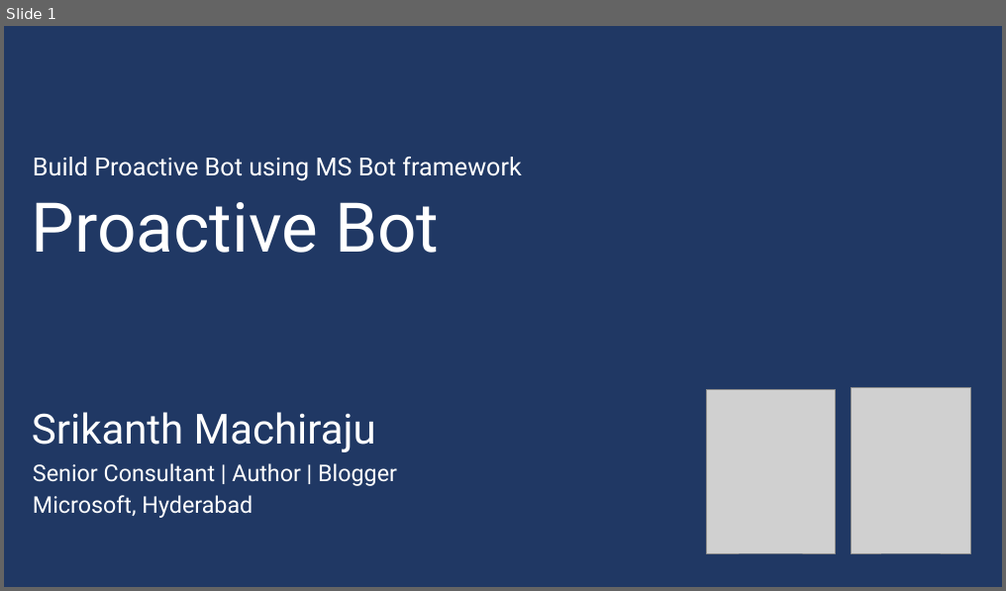
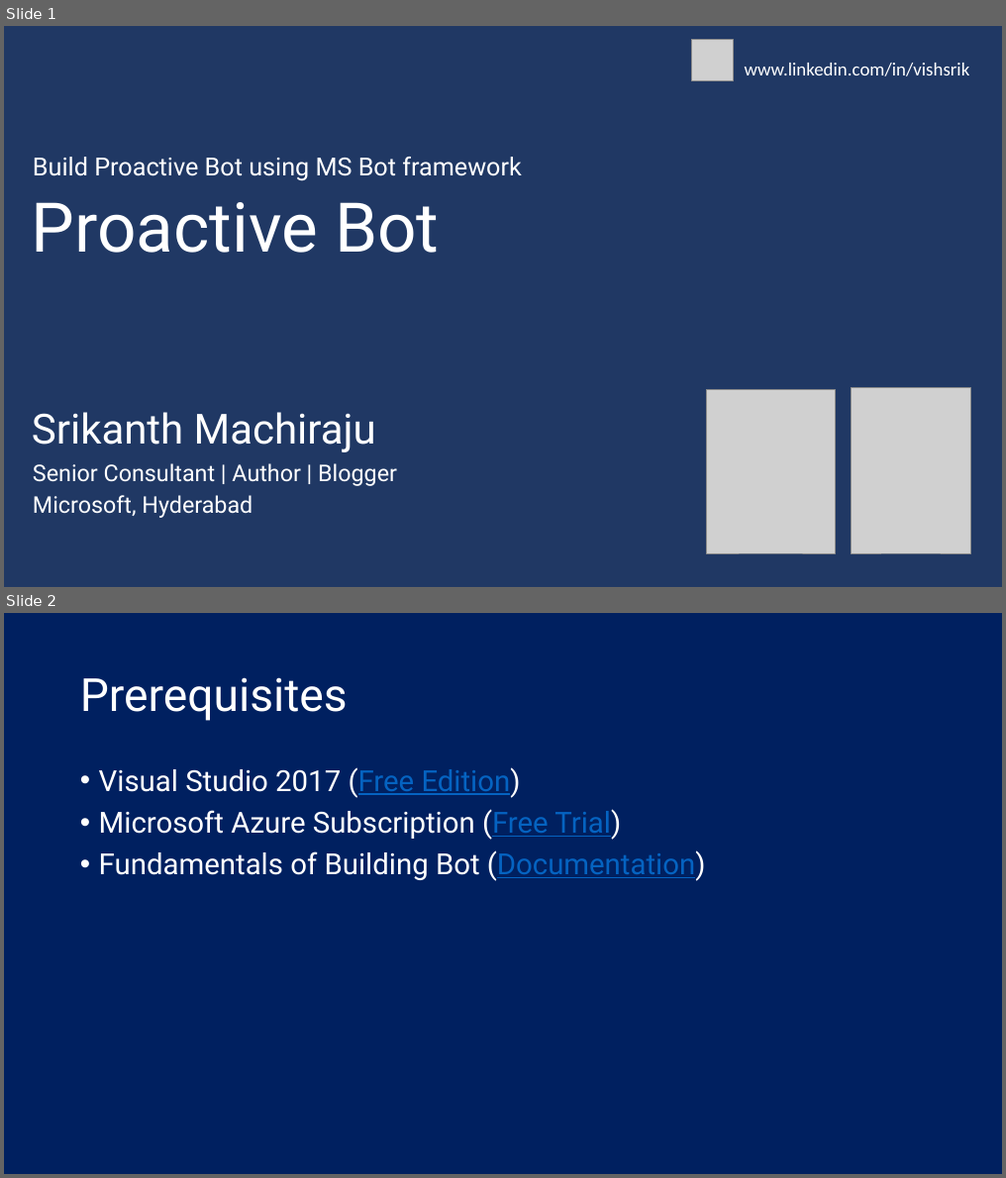
Before and after one commit to sriksmachi/mycode, a slide deck: SimpleProactiveBot/ProactiveBot.pptx. Shown one above the other, each under a label of ours: slide 1 before the commit, slides 1 and 2 after it. The pictures are 1006x591 and 1006x1178 pixels, drawn with LibreOffice and Linux fonts; fonts in the diff are those of the drawing; grey boxes stand for pictures. Boxes give left, top, right and bottom in pixels: in the first picture for what was removed or moved away, otherwise in the second. Text is boxed around its words. In the diff, an @@ line names an element or a change of style, - is before the commit and + after.

```diff
--- a/SimpleProactiveBot/ProactiveBot.pptx
+++ b/SimpleProactiveBot/ProactiveBot.pptx
@@ slide 2 added at bbox=[4, 613, 1002, 1174], background #002060 @@
@@ title added at bbox=[80, 677, 348, 721], 44 pt, text #FFFFFF @@
+Prerequisites
@@ text added at bbox=[99, 767, 705, 881], 28 pt, text #FFFFFF @@
+• Visual Studio 2017 (Free Edition)
+• Microsoft Azure Subscription (Free Trial)
+• Fundamentals of Building Bot (Documentation)
@@ slide 1 changed as well @@
@@ picture added at bbox=[691, 39, 734, 80] @@
@@ text added at bbox=[745, 63, 970, 76], 18 pt, text #FFFFFF @@
+www.linkedin.com/in/vishsrik
```
Also in this commit, not shown: 4 other slides changed, 3 other slides added, 9 other files.
